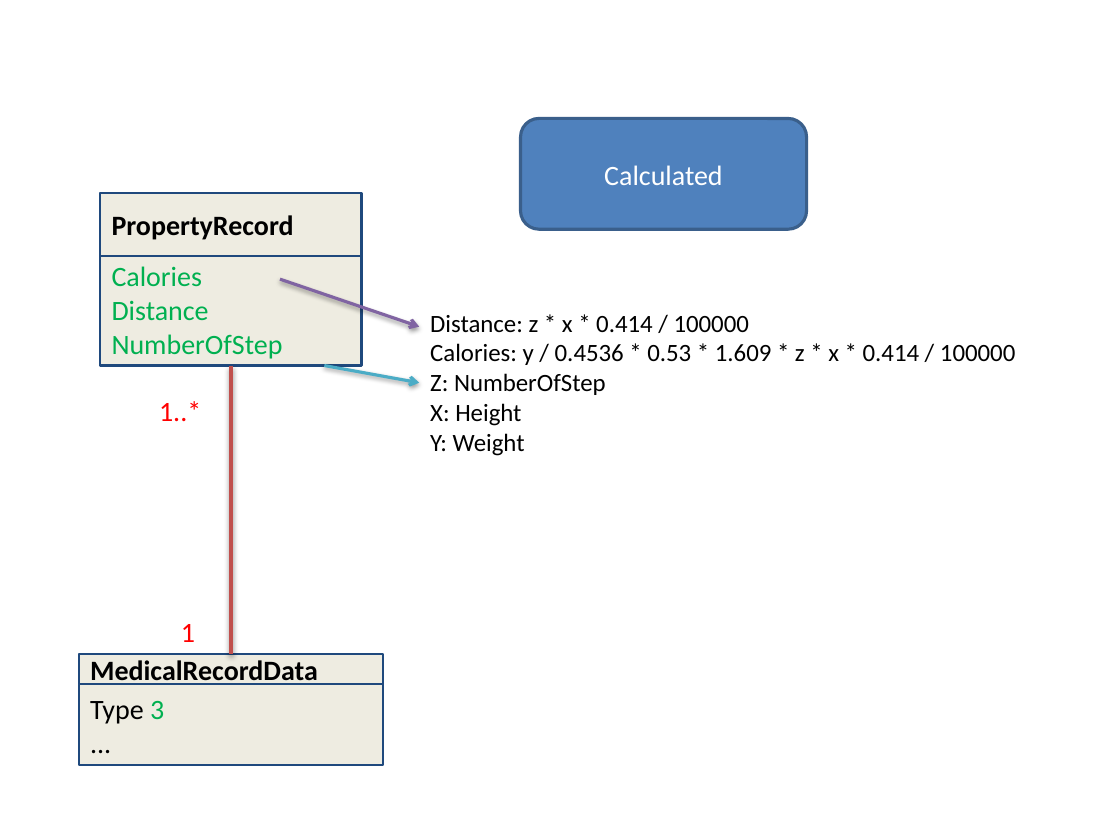
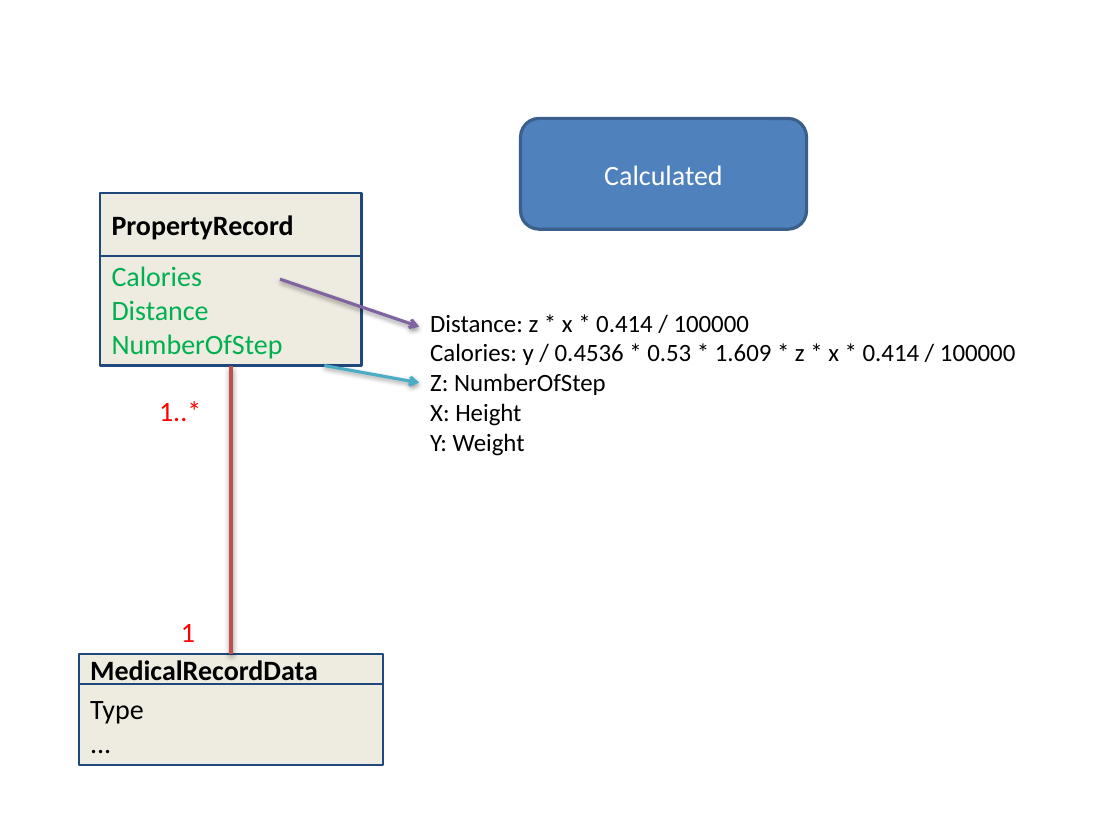
Before and after one commit to quantdse60878/HSTS, a slide deck: slide 9 of docs/Temperature Presentation/Quy/ReadDataFromWristband.pptx. Drawn at 1120x840 pixels with LibreOffice and Linux fonts; fonts in the diff are those of the drawing. Boxes give left, top, right and bottom in pixels: in the first picture for what was removed or moved away, otherwise in the second. Text is boxed around its words. In the diff, an @@ line names an element or a change of style, - is before the commit and + after.

```diff
--- a/docs/Temperature Presentation/Quy/ReadDataFromWristband.pptx
+++ b/docs/Temperature Presentation/Quy/ReadDataFromWristband.pptx
@@ text in rectangle at <box>90,701,144,724</box>: text changed @@
-Type 3
+Type
```
Also in this commit, not shown: 1 other slide changed, 1 other file.
